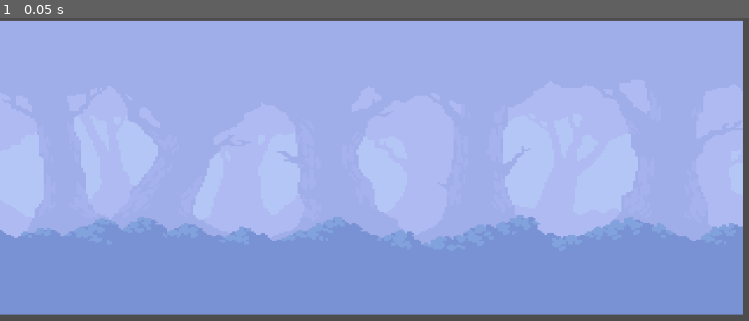
Above: before the commit, frame 1.
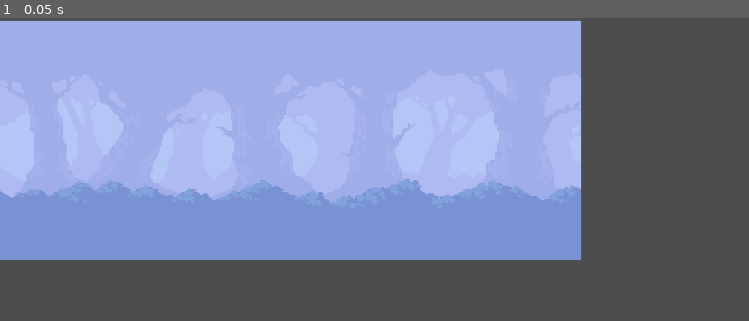
Above: after the commit, the same moment.

Repository: Lewish1998/GameJam1
Game: Godot game, scene res://Background/node_2d.tscn
Same seed, same stepped clock (60 frames per second), same inputs: the game is played once before the commit and once after it. This scene is started directly instead of the project's main scene.
Inputs:
- Up to frame 1 (0.05 s): no input

The runs differ from the first frame. In frame 1, 49% of the frame differs, in the area x 0-100%, y 0-99%.

Commit message:
test

Diff:
--- a/Background/node_2d.tscn
+++ b/Background/node_2d.tscn
@@ -11,6 +11,6 @@
 [node name="ParallaxLayer" type="ParallaxLayer" parent="CanvasLayer/ParallaxBackground"]
 
 [node name="BackgroundLayer1" type="Sprite2D" parent="CanvasLayer/ParallaxBackground/ParallaxLayer"]
-position = Vector2(533.5, 216)
-scale = Vector2(3.35938, 2.35556)
+position = Vector2(417, 176.5)
+scale = Vector2(2.63125, 1.91667)
 texture = ExtResource("1_vaj6h")
